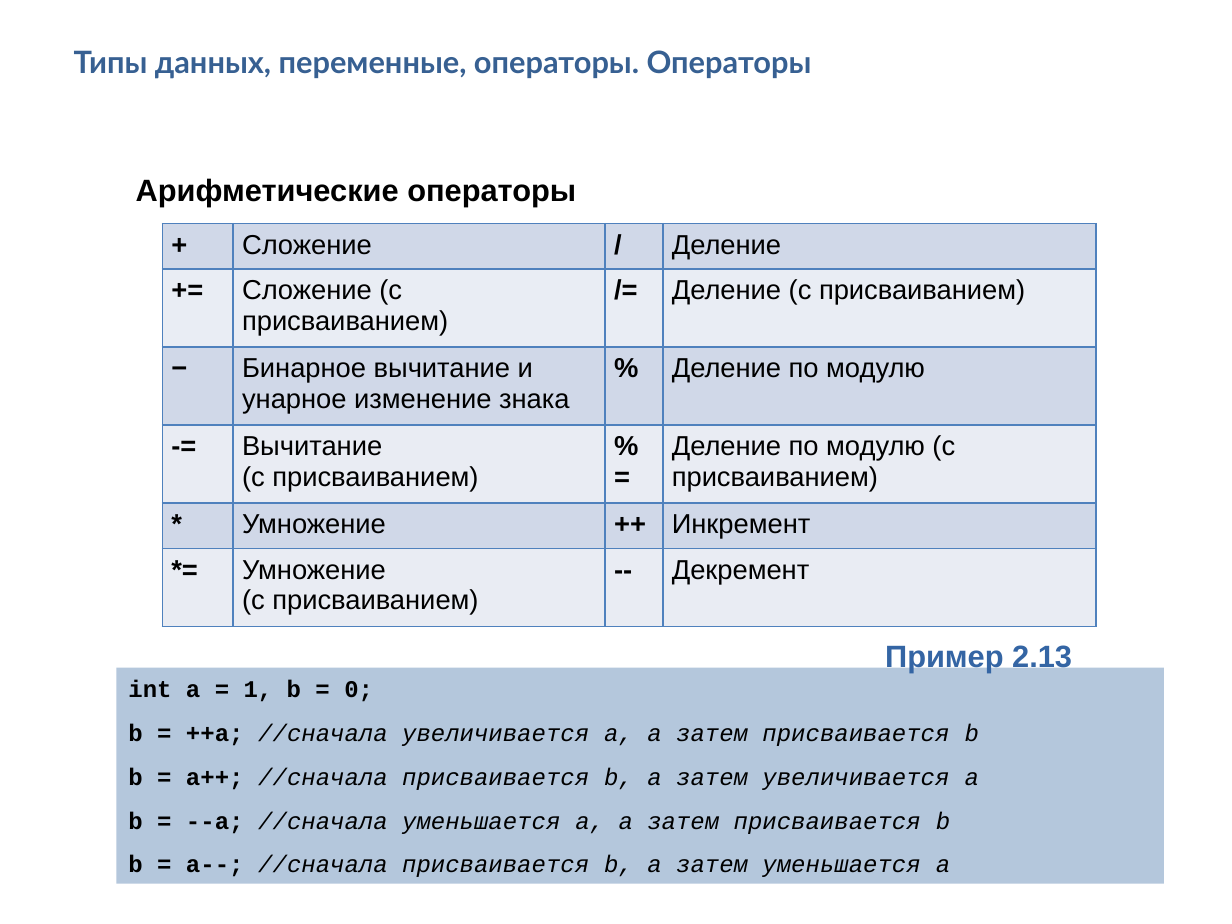
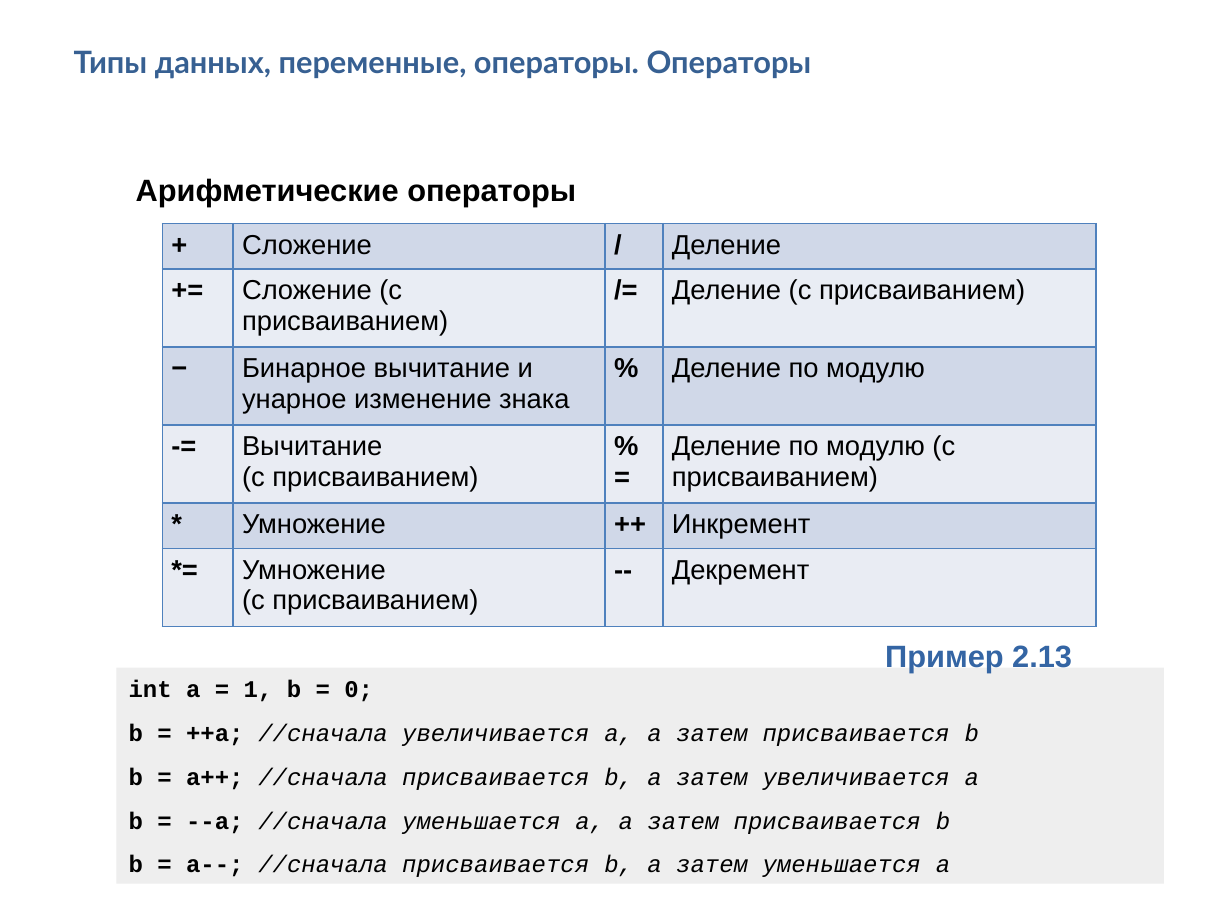
Before and after one commit to Vyacheslav2023/javase0111, a slide deck: slide 35 of presentation/JavaSE102ТипыОператоры.pptx. Drawn at 1232x924 pixels with LibreOffice and Linux fonts; fonts in the diff are those of the drawing. Boxes give left, top, right and bottom in pixels: in the first picture for what was removed or moved away, otherwise in the second. Text is boxed around its words. In the diff, an @@ line names an element or a change of style, - is before the commit and + after.

```diff
--- a/presentation/JavaSE102ТипыОператоры.pptx
+++ b/presentation/JavaSE102ТипыОператоры.pptx
@@ freeform shape "int a = 1, b ..." at (116,668,1163,883): fill #B4C7DC to #EEEEEE @@
```
Also in this commit, not shown: 17 other slides changed, 23 other files.
